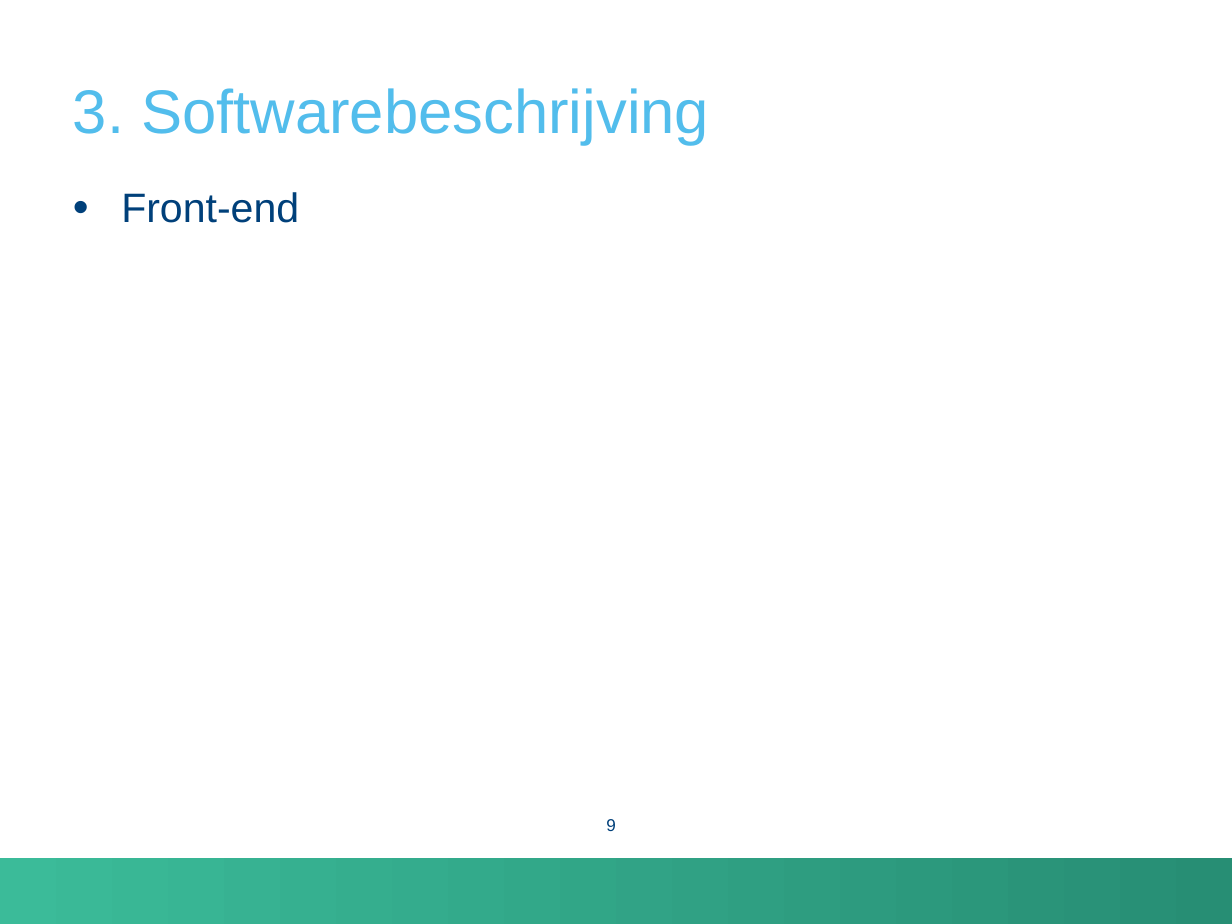
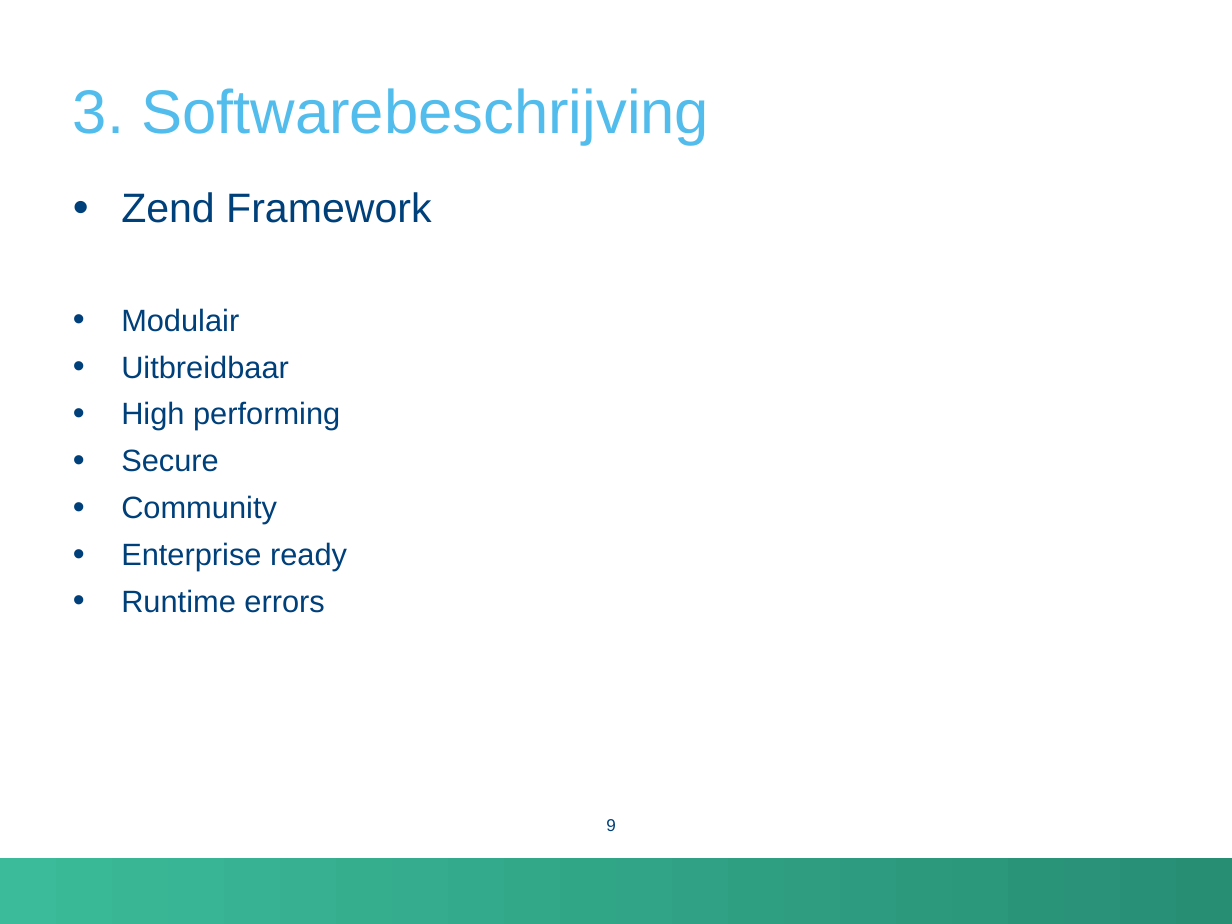
Before and after one commit to FrancisHoste00/AcaBachProject2, a slide deck: slide 9 of Presentatie.pptx. Drawn at 1232x924 pixels with LibreOffice and Linux fonts; fonts in the diff are those of the drawing; background and template pictures are left out. Boxes give left, top, right and bottom in pixels: in the first picture for what was removed or moved away, otherwise in the second. Text is boxed around its words. In the diff, an @@ line names an element or a change of style, - is before the commit and + after.

Commit message:
1e draft

```diff
--- a/Presentatie.pptx
+++ b/Presentatie.pptx
@@ text at (x1=121, y1=192, x2=431, y2=613): text changed; size 24 to 18 pt @@
-• Front-end
+• Zend Framework
+• Modulair
+• Uitbreidbaar
+• High performing
+• Secure
+• Community
+• Enterprise ready
+• Runtime errors
```
Also in this commit, not shown: 4 other slides changed, 12 slides added.
